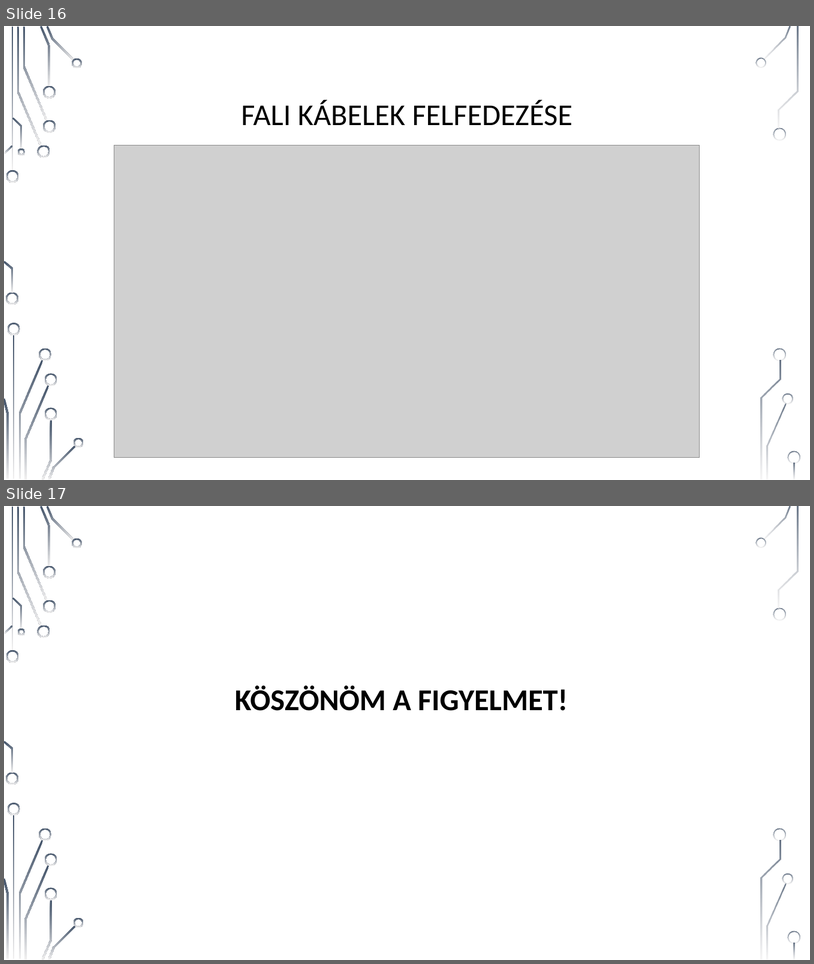
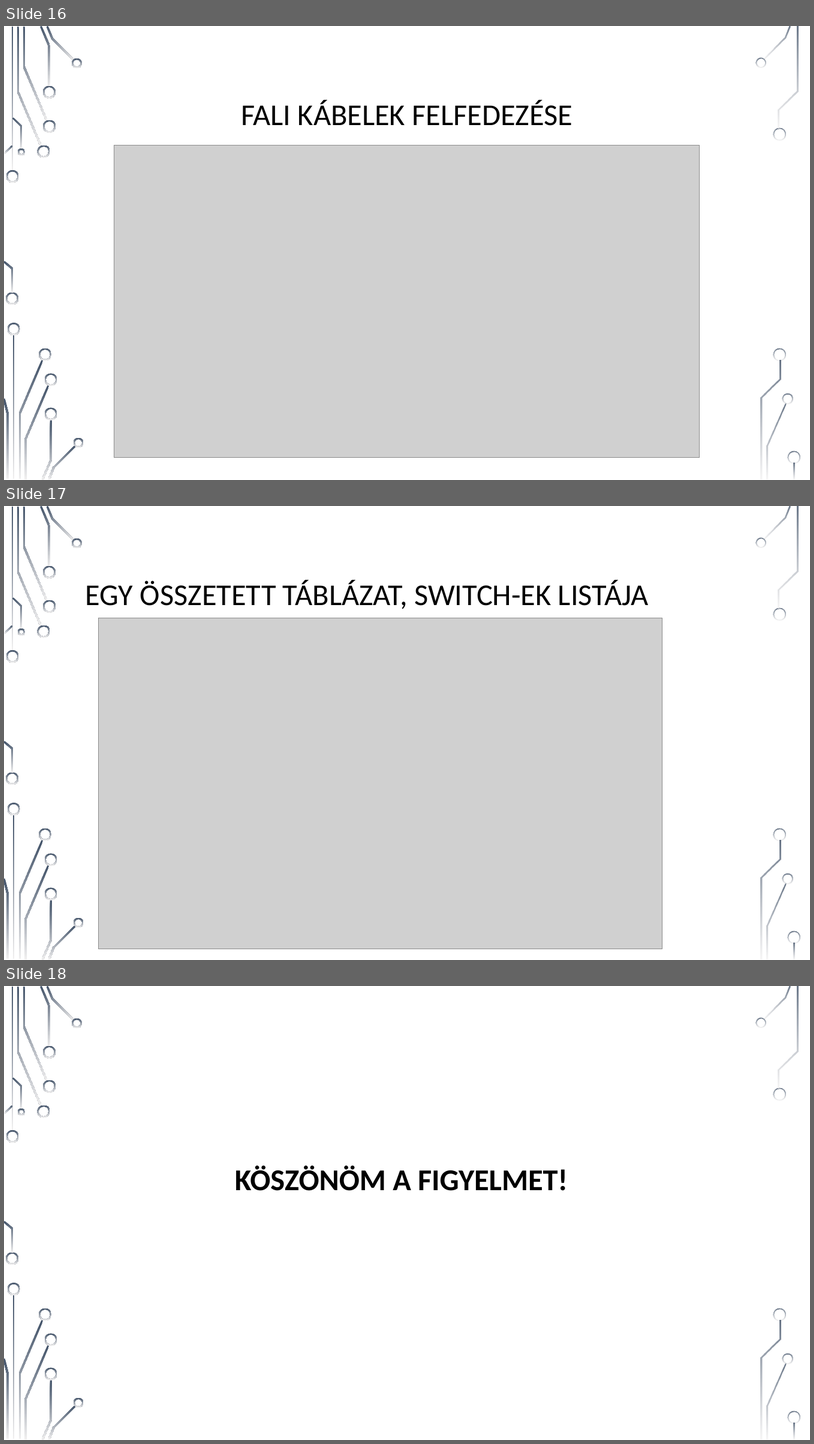
Before and after one commit to csikfer/lanview2, a slide deck: lanview.pptx. Shown one above the other, each under a label of ours: slides 16 and 17 before the commit, slides 16, 17 and 18 after it. The pictures are 814x964 and 814x1444 pixels, drawn with LibreOffice and Linux fonts; fonts in the diff are those of the drawing; grey boxes stand for pictures; background and template pictures are left out. Boxes give left, top, right and bottom in pixels: in the first picture for what was removed or moved away, otherwise in the second. Text is boxed around its words. In the diff, an @@ line names an element or a change of style, - is before the commit and + after.

Commit message:
Prez..

```diff
--- a/lanview.pptx
+++ b/lanview.pptx
@@ slide 17 added at [4, 506, 810, 960], background picture (left out); not listed: 36 template elements that a slide beside it also shows @@
@@ title added at [86, 580, 649, 609], 36 pt, text #000000 @@
+EGY ÖSSZETETT TÁBLÁZAT, SWITCH-EK LISTÁJA
@@ picture added at [99, 618, 663, 948] @@
@@ what was slide 17 is now slide 18 @@
```
